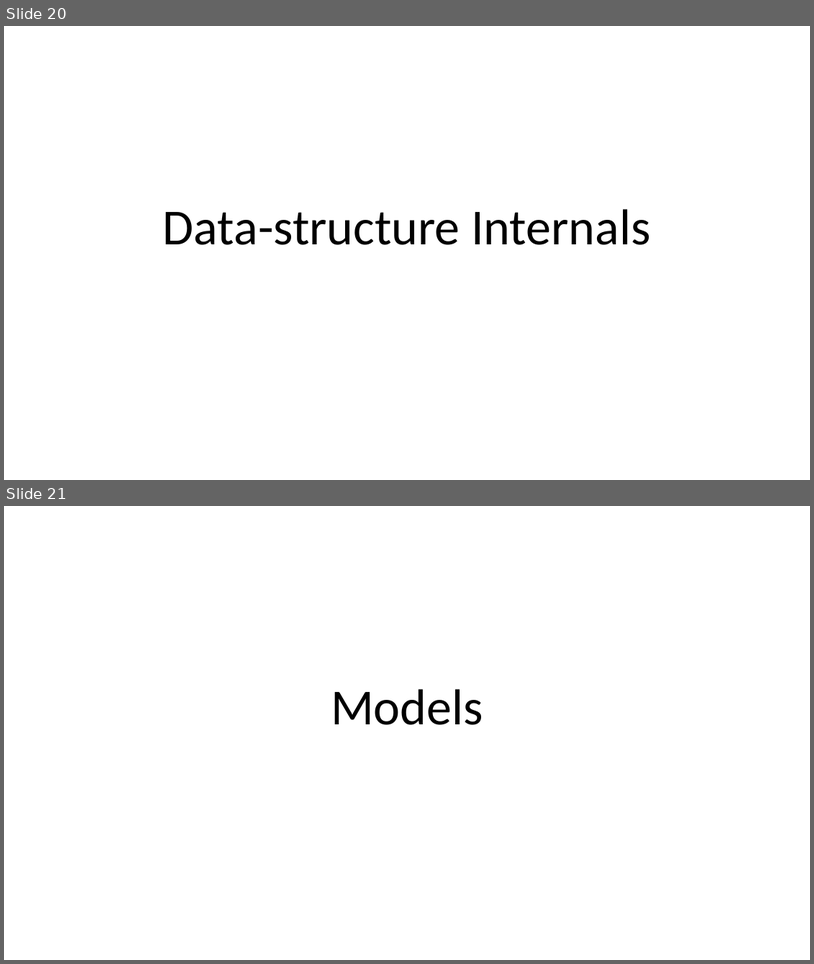
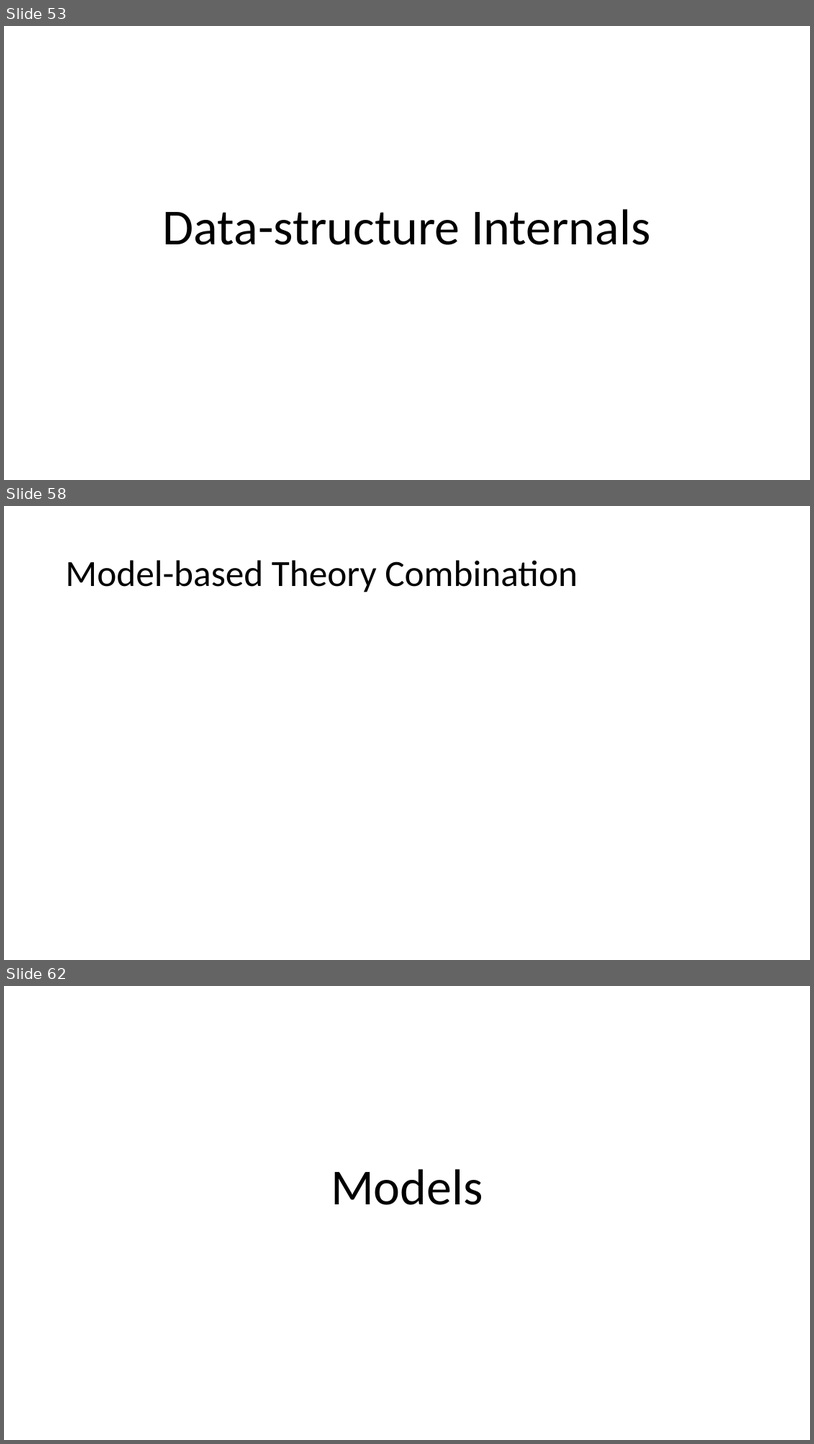
Before and after one commit to Z3Prover/doc, a slide deck: internals/tutorial/z3internals.pptx. Shown one above the other, each under a label of ours: slides 20 and 21 before the commit, slides 53, 58 and 62 after it; the slides between them are not shown. The pictures are 814x964 and 814x1444 pixels, drawn with LibreOffice and Linux fonts; fonts in the diff are those of the drawing. Boxes give left, top, right and bottom in pixels: in the first picture for what was removed or moved away, otherwise in the second. Text is boxed around its words. In the diff, an @@ line names an element or a change of style, - is before the commit and + after.

```diff
--- a/internals/tutorial/z3internals.pptx
+++ b/internals/tutorial/z3internals.pptx
@@ slide 58 added at [4, 506, 810, 960], background #FFFFFF @@
@@ title added at [65, 560, 578, 592], 44 pt, text #000000 @@
+Model-based Theory Combination
@@ what was slide 20 is now slide 53 @@
@@ what was slide 21 is now slide 62 @@
```
Also in this commit, not shown: 1 slide changed, 60 other slides added.
